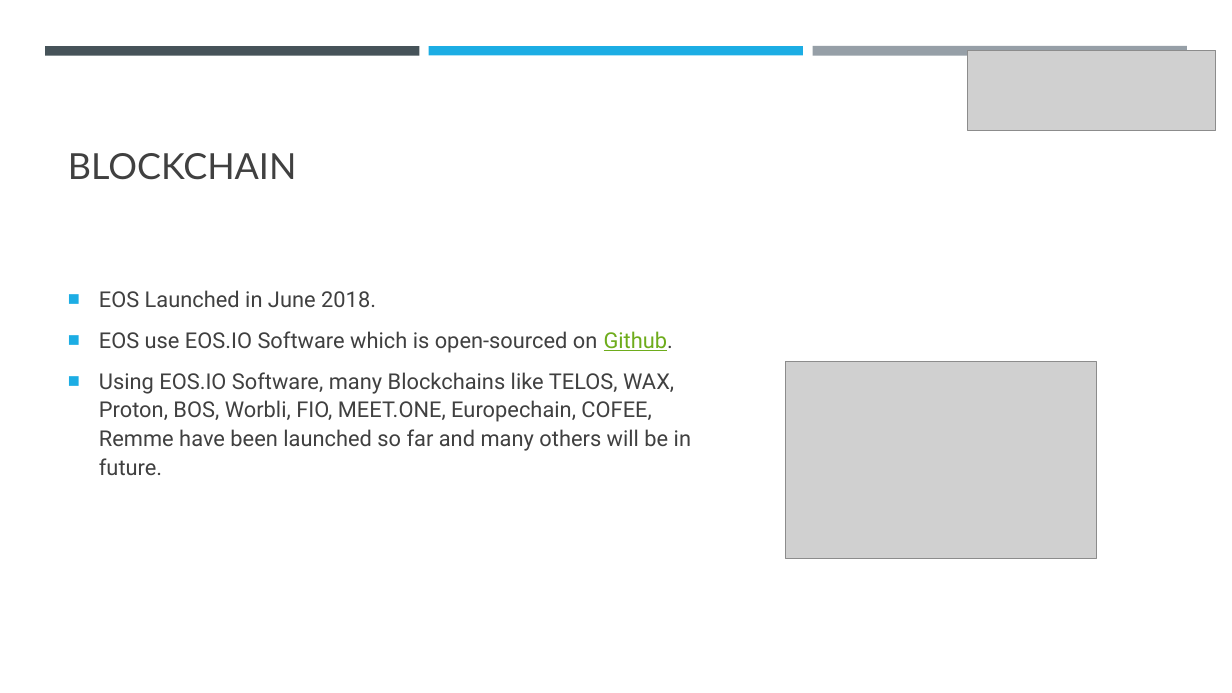
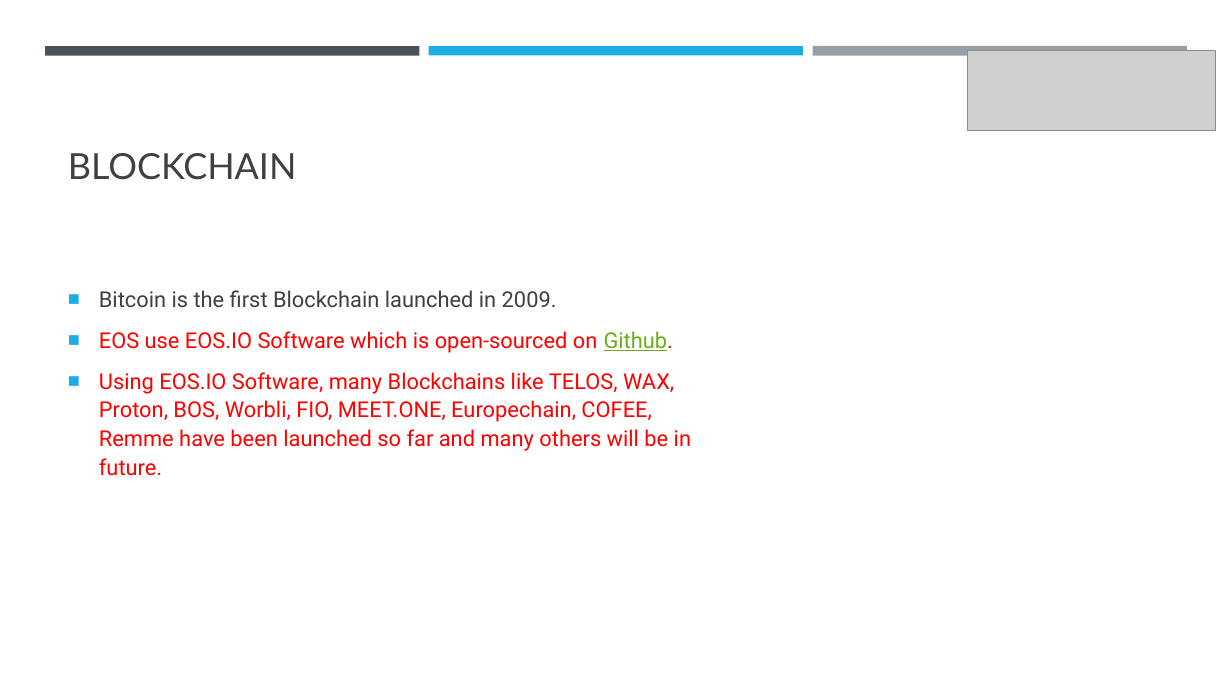
Before and after one commit to abhi3700/My_Learning_Blockchain, a slide deck: slide 5 of PPT.pptx. Drawn at 1232x693 pixels with LibreOffice and Linux fonts; fonts in the diff are those of the drawing; grey boxes stand for pictures. Boxes give left, top, right and bottom in pixels: in the first picture for what was removed or moved away, otherwise in the second. Text is boxed around its words. In the diff, an @@ line names an element or a change of style, - is before the commit and + after.

Commit message:
PPT updated

```diff
--- a/PPT.pptx
+++ b/PPT.pptx
@@ text at (x1=99, y1=290, x2=557, y2=307): text changed @@
-■ EOS Launched in June 2018.
+■ Bitcoin is the first Blockchain launched in 2009.
@@ text at (x1=99, y1=331, x2=691, y2=476): text colour #404040 to #FF0000 in "EOS use EOS.IO Software which is open-sourced ...", "Using EOS.IO Software, many Blockchains like TELOS, ..." @@
@@ picture removed at (x1=786, y1=362, x2=1097, y2=559) @@
```
Also in this commit, not shown: 1 slide added.
